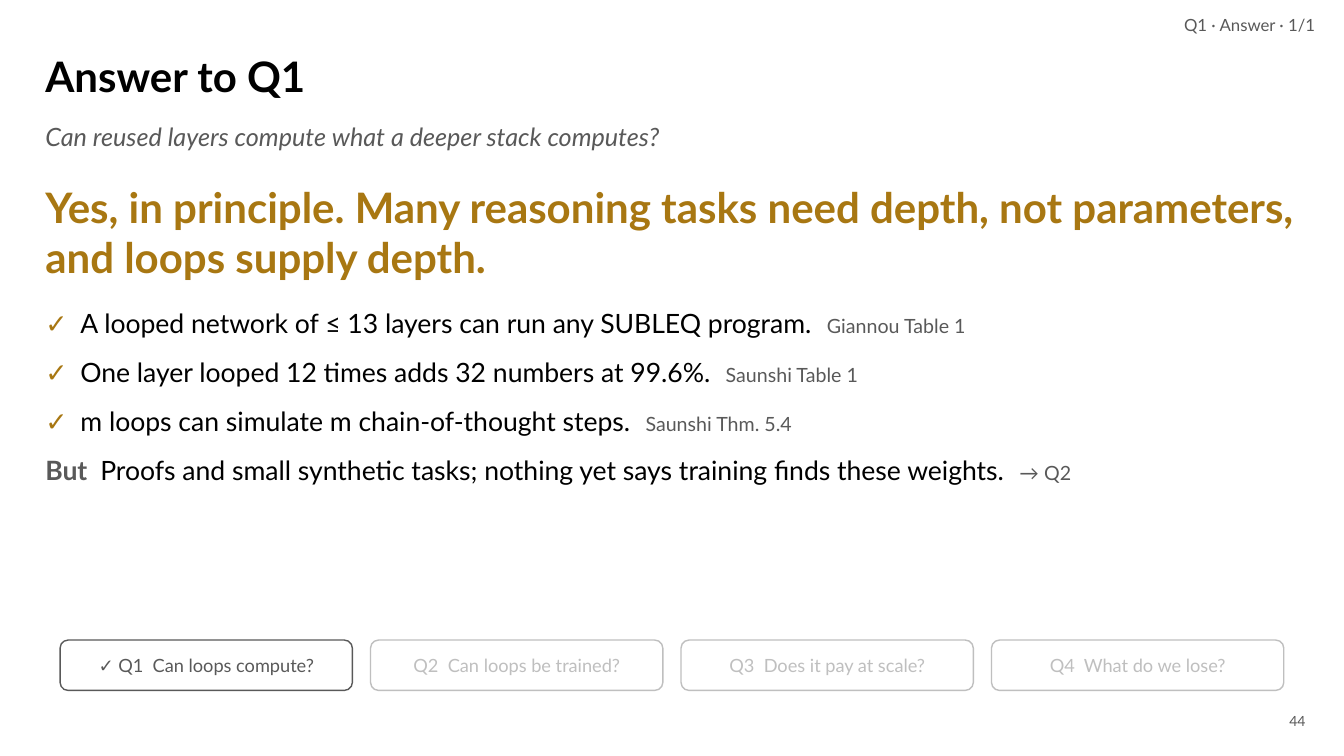
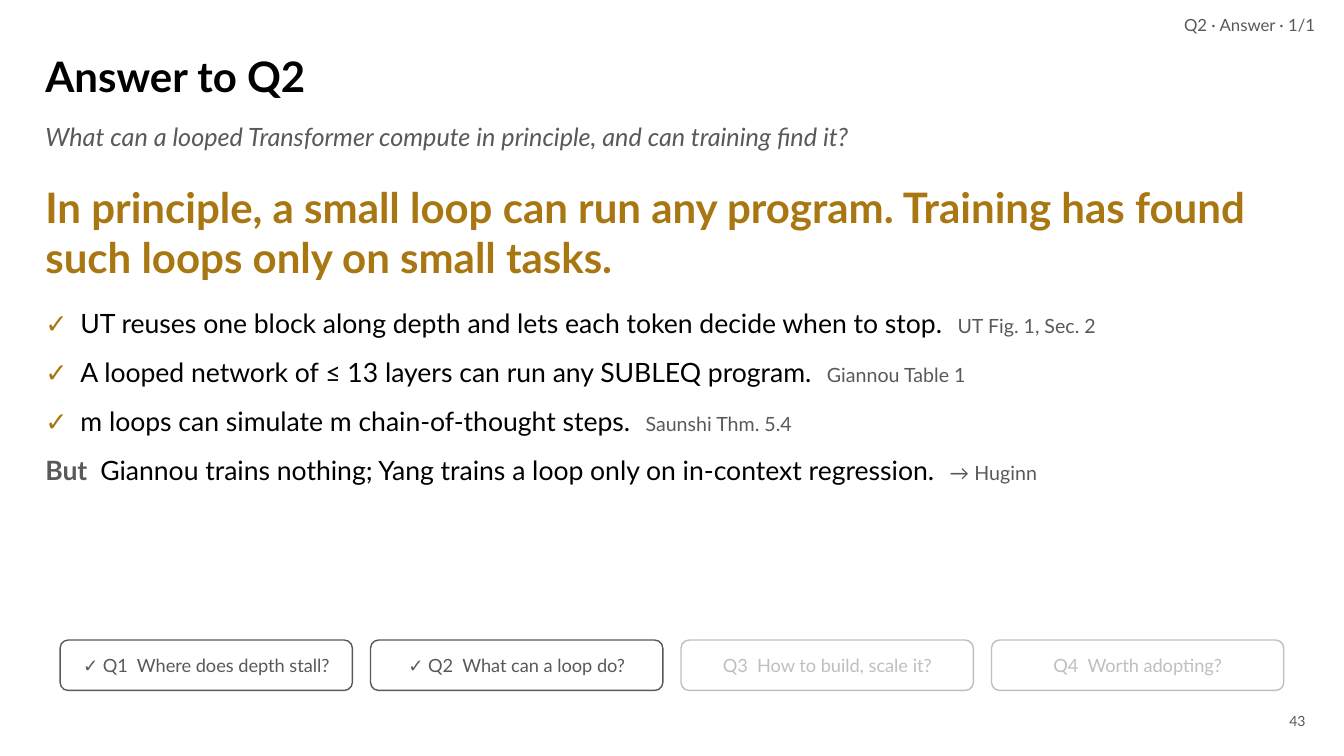
Before and after one commit to irregular6612/agi-hw2, a slide deck: slide 43 of build/out/looped-transformers.pptx (slide 44 before the commit). Drawn at 1344x756 pixels with LibreOffice and Linux fonts; fonts in the diff are those of the drawing. Boxes give left, top, right and bottom in pixels: in the first picture for what was removed or moved away, otherwise in the second. Text is boxed around its words. In the diff, an @@ line names an element or a change of style, - is before the commit and + after.

```diff
--- a/build/out/looped-transformers.pptx
+++ b/build/out/looped-transformers.pptx
@@ text at <box>1184,18,1315,34</box>: text changed @@
-Q1 · Answer · 1/1
+Q2 · Answer · 1/1
@@ text at <box>45,61,305,98</box>: text changed @@
-Answer to Q1
+Answer to Q2
@@ text at <box>45,127,848,150</box>: text changed @@
-Can reused layers compute what a deeper stack computes?
+What can a looped Transformer compute in principle, and can training find it?
@@ text at <box>45,191,1245,280</box>: text changed @@
-Yes, in principle. Many reasoning tasks need depth, not parameters, and loops supply depth.
+In principle, a small loop can run any program. Training has found such loops only on small tasks.
@@ text at <box>80,313,1095,338</box>: paragraph added @@
+✓ UT reuses one block along depth and lets each token decide when to stop. UT Fig. 1, Sec. 2
@@ text at <box>80,362,858,387</box>: paragraph removed @@
-✓ One layer looped 12 times adds 32 numbers at 99.6%. Saunshi Table 1
@@ text at <box>45,460,1037,485</box>: text changed @@
-But Proofs and small synthetic tasks; nothing yet says training finds these weights. → Q2
+But Giannou trains nothing; Yang trains a loop only on in-context regression. → Huginn
@@ text at <box>103,658,329,675</box>: text changed @@
-✓ Q1 Can loops compute?
+✓ Q1 Where does depth stall?
@@ rounded rectangle at <box>371,640,663,691</box>: outline #BFBFBF 1 pt to #595959 1 pt @@
@@ text at <box>428,658,625,675</box>: text changed; text colour #BFBFBF to #595959 @@
-Q2 Can loops be trained?
+✓ Q2 What can a loop do?
@@ text at <box>723,659,932,675</box>: text changed @@
-Q3 Does it pay at scale?
+Q3 How to build, scale it?
@@ text at <box>1053,659,1222,675</box>: text changed @@
-Q4 What do we lose?
+Q4 Worth adopting?
@@ page number at <box>1289,716,1305,726</box>: text changed @@
-44
+43
```
Also in this commit, not shown: 78 other slides changed, 32 slides added, 65 slides removed, 23 other files.
